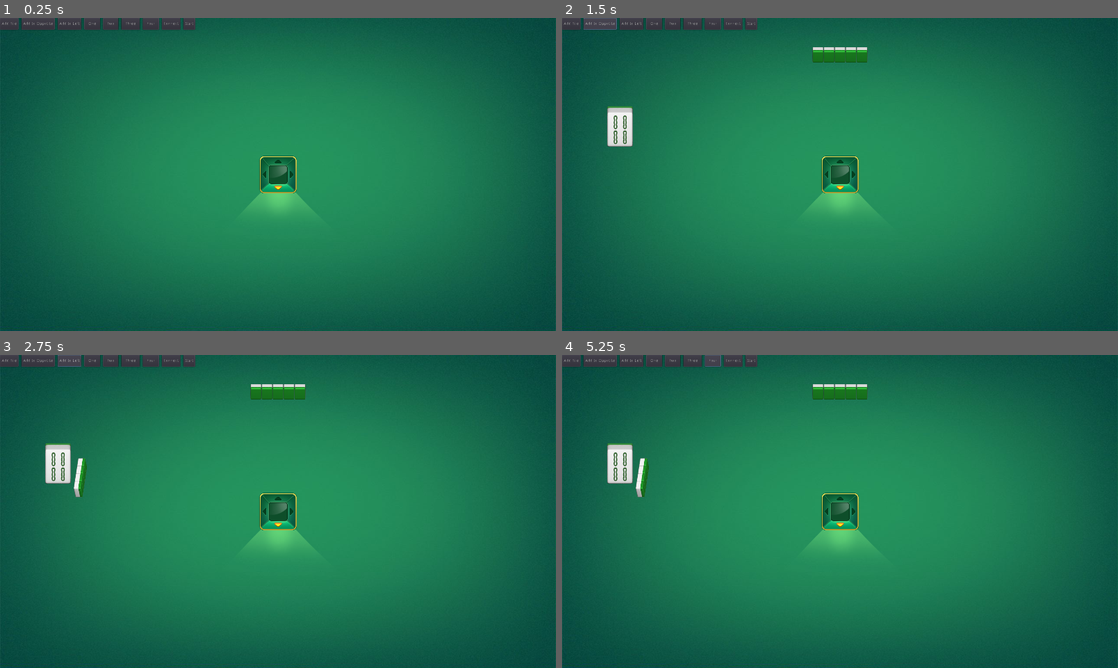
Above: before the commit, frames 1-4 (two rows, left to right).
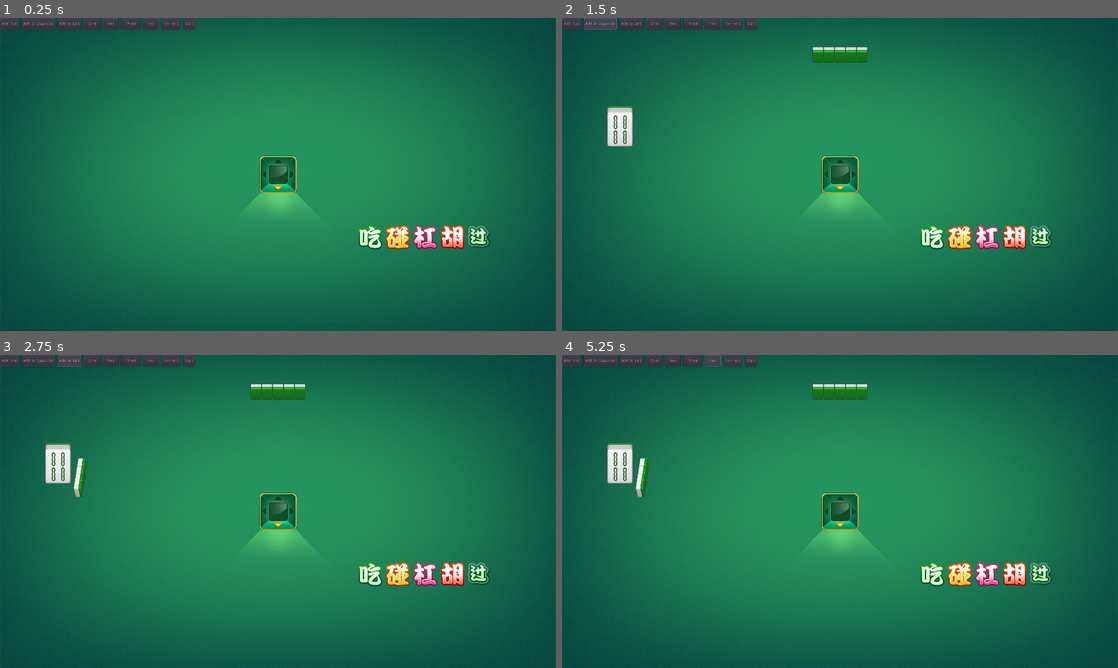
Above: after the commit, the same moments.

Repository: c-my/MahjongGame
Game: Godot game, scene res://Table.tscn
The game is run twice, just before and just after one commit, with the same random seed, the same clock (stepped at 60 frames per second) and the same inputs.
Inputs:
- Up to frame 1 (0.25 s): no input
- Up to frame 2 (1.5 s): click "Add Tile" at 0.5 s; click "Add to Oppotite" at 1.25 s
- Up to frame 3 (2.75 s): click "Add to Left" at 2 s
- Up to frame 4 (5.25 s): click "One" at 2.75 s; click "Two" at 3.5 s; click "Three" at 4.25 s; click "Four" at 5 s

The runs differ from the first frame. In frame 1, 1.3% of the frame differs, in the area x 64-89%, y 66-74%; in frame 2, 1.3%; in frame 3, 1.3%; in frame 4, 1.3%.

Commit message:
add player action buttons

Diff:
--- a/Table.tscn
+++ b/Table.tscn
@@ -16,6 +16,11 @@
 [ext_resource path="res://OppositeDropArea.gd" type="Script" id=14]
 [ext_resource path="res://RightDropArea.gd" type="Script" id=15]
 [ext_resource path="res://LeftDropArea.gd" type="Script" id=16]
+[ext_resource path="res://Asset/Button/PlayerAction/ActionChow.png" type="Texture" id=17]
+[ext_resource path="res://Asset/Button/PlayerAction/ActionPong.png" type="Texture" id=18]
+[ext_resource path="res://Asset/Button/PlayerAction/ActionKong.png" type="Texture" id=19]
+[ext_resource path="res://Asset/Button/PlayerAction/ActionWin.png" type="Texture" id=20]
+[ext_resource path="res://Asset/Button/PlayerAction/ActionPass.png" type="Texture" id=21]
 
 [node name="Table" type="Node2D"]
 script = ExtResource( 2 )
@@ -91,7 +96,7 @@
 position = Vector2( 1647.43, 380.177 )
 script = ExtResource( 5 )
 
-[node name="HBoxContainer" type="HBoxContainer" parent="."]
+[node name="TestButtons" type="HBoxContainer" parent="."]
 margin_right = 40.0
 margin_bottom = 40.0
 custom_constants/separation = 10
@@ -99,7 +104,7 @@
 "_edit_use_anchors_": false
 }
 
-[node name="Button" type="Button" parent="HBoxContainer"]
+[node name="Button" type="Button" parent="TestButtons"]
 margin_right = 64.0
 margin_bottom = 40.0
 text = "Add Tile"
@@ -107,7 +112,7 @@
 "_edit_use_anchors_": false
 }
 
-[node name="Button2" type="Button" parent="HBoxContainer"]
+[node name="Button2" type="Button" parent="TestButtons"]
 margin_left = 74.0
 margin_right = 189.0
 margin_bottom = 40.0
@@ -116,43 +121,43 @@
 "_edit_use_anchors_": false
 }
 
-[node name="Button3" type="Button" parent="HBoxContainer"]
+[node name="Button3" type="Button" parent="TestButtons"]
 margin_left = 199.0
 margin_right = 281.0
 margin_bottom = 40.0
 text = "Add to Left"
 
-[node name="One" type="Button" parent="HBoxContainer"]
+[node name="One" type="Button" parent="TestButtons"]
 margin_left = 291.0
 margin_right = 346.0
 margin_bottom = 40.0
 text = "  One  "
 
-[node name="Two" type="Button" parent="HBoxContainer"]
+[node name="Two" type="Button" parent="TestButtons"]
 margin_left = 356.0
 margin_right = 409.0
 margin_bottom = 40.0
 text = "  Two  "
 
-[node name="Three" type="Button" parent="HBoxContainer"]
+[node name="Three" type="Button" parent="TestButtons"]
 margin_left = 419.0
 margin_right = 483.0
 margin_bottom = 40.0
 text = "  Three  "
 
-[node name="Four" type="Button" parent="HBoxContainer"]
+[node name="Four" type="Button" parent="TestButtons"]
 margin_left = 493.0
 margin_right = 549.0
 margin_bottom = 40.0
 text = "  Four  "
 
-[node name="ConnectButton" type="Button" parent="HBoxContainer"]
+[node name="ConnectButton" type="Button" parent="TestButtons"]
 margin_left = 559.0
 margin_right = 623.0
 margin_bottom = 40.0
 text = "Connect"
 
-[node name="StartButton" type="Button" parent="HBoxContainer"]
+[node name="StartButton" type="Button" parent="TestButtons"]
 margin_left = 633.0
 margin_right = 674.0
 margin_bottom = 40.0
@@ -173,12 +178,57 @@
 [node name="RightDropArea" type="Node2D" parent="."]
 position = Vector2( 1570.72, 658.225 )
 script = ExtResource( 15 )
-[connection signal="pressed" from="HBoxContainer/Button" to="." method="_on_Button_pressed"]
-[connection signal="pressed" from="HBoxContainer/Button2" to="." method="_on_Button2_pressed"]
-[connection signal="pressed" from="HBoxContainer/Button3" to="." method="_on_Button3_pressed"]
-[connection signal="pressed" from="HBoxContainer/One" to="." method="_on_Button4_pressed"]
-[connection signal="pressed" from="HBoxContainer/Two" to="." method="_on_Button5_pressed"]
-[connection signal="pressed" from="HBoxContainer/Three" to="." method="_on_Button6_pressed"]
-[connection signal="pressed" from="HBoxContainer/Four" to="." method="_on_Button7_pressed"]
-[connection signal="pressed" from="HBoxContainer/ConnectButton" to="." method="_on_Button8_pressed"]
-[connection signal="pressed" from="HBoxContainer/StartButton" to="." method="_on_Button9_pressed"]
+
+[node name="PlayerAction" type="HBoxContainer" parent="."]
+margin_left = 1236.44
+margin_top = 714.806
+margin_right = 1695.44
+margin_bottom = 798.806
+custom_constants/separation = 10
+__meta__ = {
+"_edit_use_anchors_": false
+}
+
+[node name="Chow" type="TextureButton" parent="PlayerAction"]
+margin_right = 84.0
+margin_bottom = 84.0
+texture_normal = ExtResource( 17 )
+__meta__ = {
+"_edit_use_anchors_": false
+}
+
+[node name="Pong" type="TextureButton" parent="PlayerAction"]
+margin_left = 94.0
+margin_right = 180.0
+margin_bottom = 84.0
+texture_normal = ExtResource( 18 )
+
+[node name="Kong" type="TextureButton" parent="PlayerAction"]
+margin_left = 190.0
+margin_right = 275.0
+margin_bottom = 84.0
+texture_normal = ExtResource( 19 )
+__meta__ = {
+"_edit_use_anchors_": false
+}
+
+[node name="Win" type="TextureButton" parent="PlayerAction"]
+margin_left = 285.0
+margin_right = 367.0
+margin_bottom = 84.0
+texture_normal = ExtResource( 20 )
+
+[node name="Pass" type="TextureButton" parent="PlayerAction"]
+margin_left = 377.0
+margin_right = 459.0
+margin_bottom = 84.0
+texture_normal = ExtResource( 21 )
+[connection signal="pressed" from="TestButtons/Button" to="." method="_on_Button_pressed"]
+[connection signal="pressed" from="TestButtons/Button2" to="." method="_on_Button2_pressed"]
+[connection signal="pressed" from="TestButtons/Button3" to="." method="_on_Button3_pressed"]
+[connection signal="pressed" from="TestButtons/One" to="." method="_on_Button4_pressed"]
+[connection signal="pressed" from="TestButtons/Two" to="." method="_on_Button5_pressed"]
+[connection signal="pressed" from="TestButtons/Three" to="." method="_on_Button6_pressed"]
+[connection signal="pressed" from="TestButtons/Four" to="." method="_on_Button7_pressed"]
+[connection signal="pressed" from="TestButtons/ConnectButton" to="." method="_on_Button8_pressed"]
+[connection signal="pressed" from="TestButtons/StartButton" to="." method="_on_Button9_pressed"]
Binary file added: Asset/Button/PlayerAction/ActionChow.png
Not shown, added: Asset/Button/PlayerAction/ActionChow.png.import
Binary file removed: Asset/Button/PlayerAction/ActionGang.png
Binary file removed: Asset/Button/PlayerAction/ActionHu.png
Binary file added: Asset/Button/PlayerAction/ActionKong.png
Not shown, changed: Asset/Button/PlayerAction/ActionKong.png.import
Binary file changed: Asset/Button/PlayerAction/ActionPass.png
Binary file removed: Asset/Button/PlayerAction/ActionPeng.png
Binary file added: Asset/Button/PlayerAction/ActionPong.png
Not shown, changed: Asset/Button/PlayerAction/ActionPong.png.import
Binary file added: Asset/Button/PlayerAction/ActionWin.png
Not shown, changed: Asset/Button/PlayerAction/ActionWin.png.import
(and 1 more such lines)
